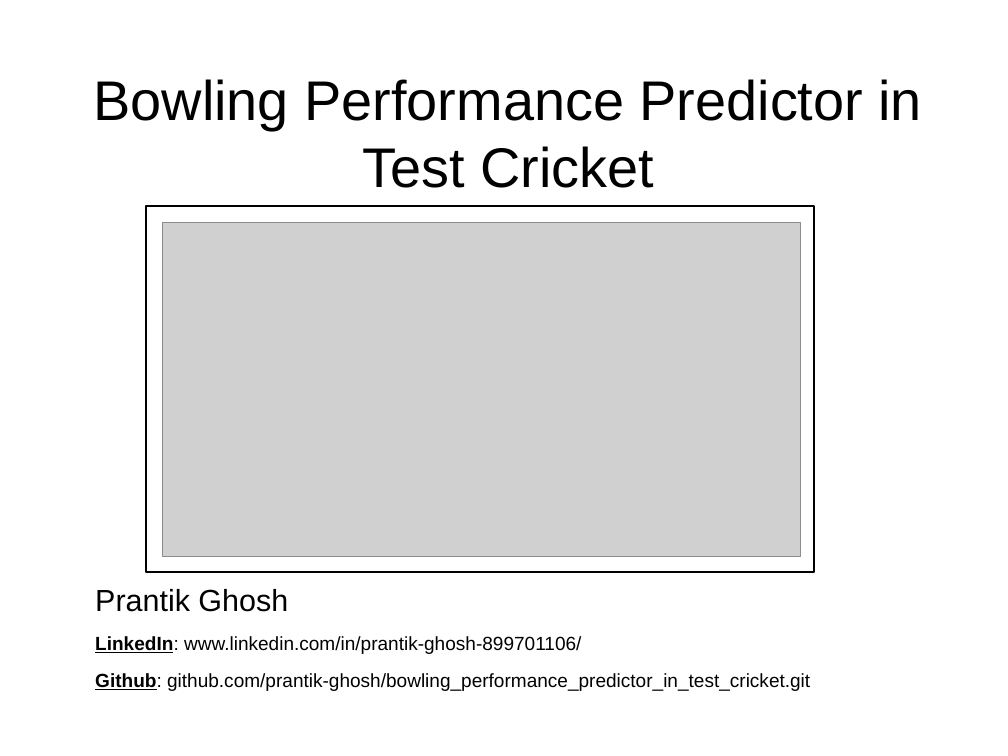
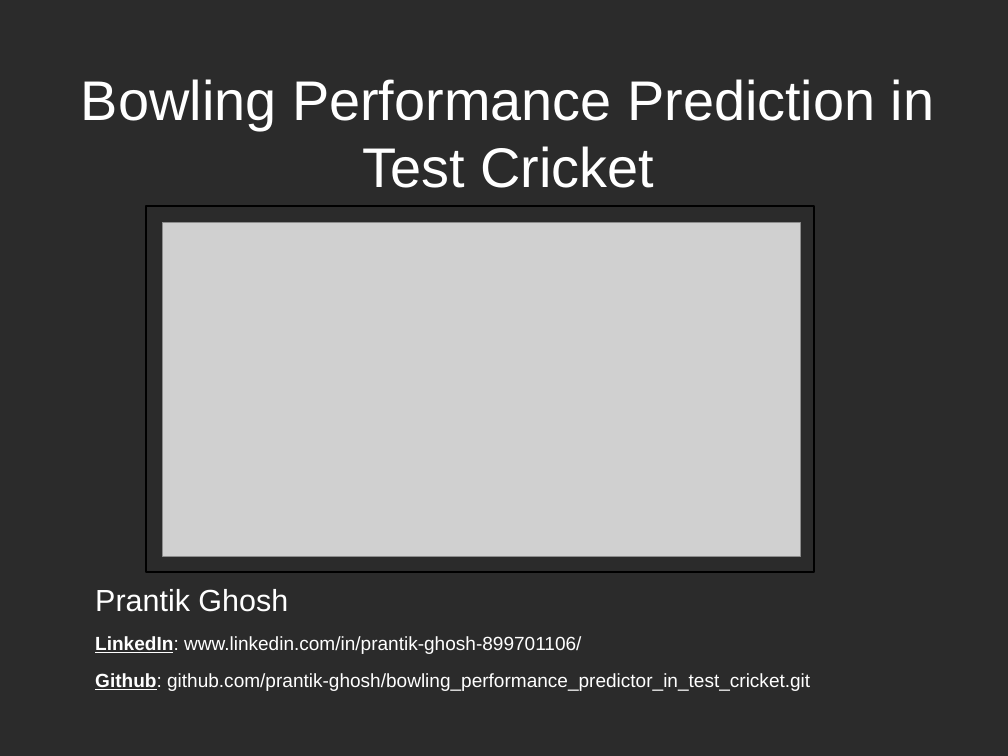
Before and after one commit to prantik-ghosh/bowling_performance_predictor_in_test_cricket, a slide deck: slide 1 of prantik_presentation_outline.odp. Drawn at 1008x756 pixels with LibreOffice and Linux fonts; fonts in the diff are those of the drawing; grey boxes stand for pictures; background and template pictures are left out; a plain dark background stands for a picture behind light text. Boxes give left, top, right and bottom in pixels: in the first picture for what was removed or moved away, otherwise in the second. Text is boxed around its words. In the diff, an @@ line names an element or a change of style, - is before the commit and + after.

```diff
--- a/prantik_presentation_outline.odp
+++ b/prantik_presentation_outline.odp
@@ background #FFFFFF to picture (left out) @@
@@ title at box(81, 79, 934, 188): text changed; text colour #000000 to #FFFFFF @@
-Bowling Performance Predictor in Test Cricket
+Bowling Performance Prediction in Test Cricket
@@ subtitle "Prantik Ghosh" at box(95, 589, 810, 691): text colour #000000 to #FFFFFF @@
```
Also in this commit, not shown: 11 other slides changed, 2 slides added, 3 slides removed, 3 other files.
